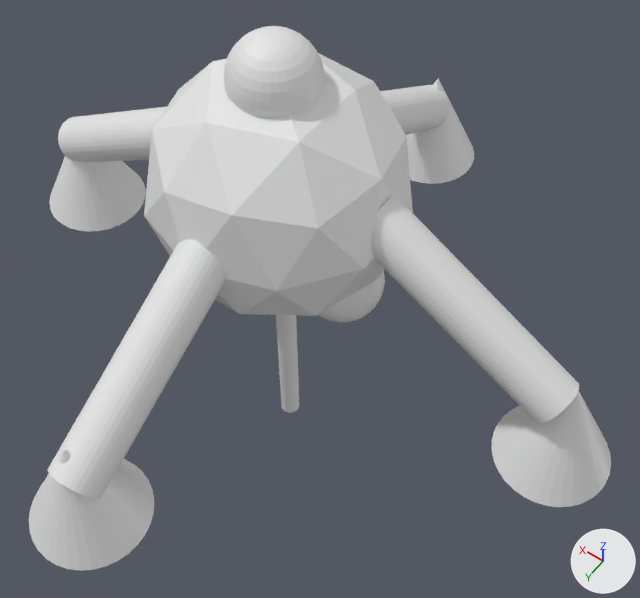
The FBX model 121hell/Assets/schlurper.fbx: old version first, new version second.
Both versions are drawn from a 50 mm lens placed at (-2.95, 3.61, 8.01), pointed at (-0.38, 0.03, 2.38). Every picture has the same lights, and +X, +Y and +Z are marked at lower right. Where no turn or scale is listed for an object, it has been applied to the vertices.
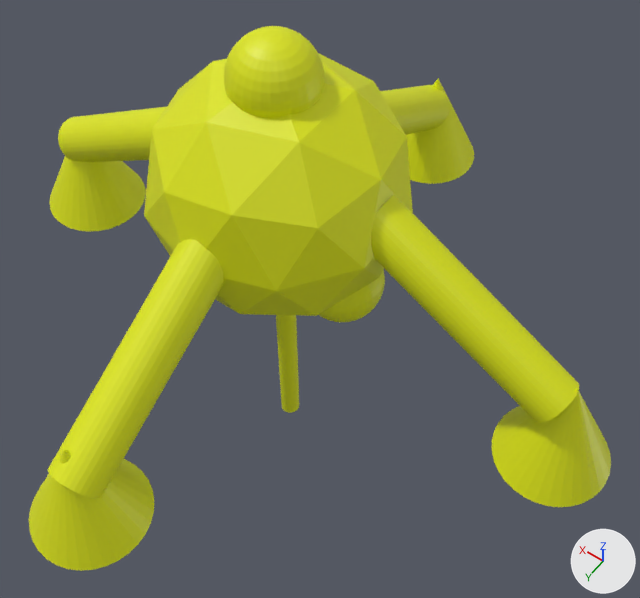
What differs and where, as boxes [x1, y1, x2, y2] in the pictures (640 x 598 px):
```json
{"object": "Icosphere", "change": "recoloured", "before": [144, 53, 413, 316], "after": [144, 53, 413, 316], "on screen": "white to yellow"}
{"object": "Cylinder.003", "change": "recoloured", "before": [48, 239, 224, 498], "after": [48, 239, 224, 498], "on screen": "white to yellow"}
{"object": "Cylinder.001", "change": "recoloured", "before": [371, 195, 579, 423], "after": [371, 195, 579, 423], "on screen": "grey to yellow"}
{"object": "Cone.002", "change": "recoloured", "before": [492, 389, 611, 507], "after": [492, 389, 611, 507], "on screen": "grey to yellow"}
{"object": "Cone", "change": "recoloured", "before": [29, 450, 154, 571], "after": [29, 450, 154, 571], "on screen": "grey to yellow"}
{"object": "Sphere", "change": "recoloured", "before": [224, 26, 325, 118], "after": [224, 26, 325, 118], "on screen": "white to yellow"}
{"object": "Cone.003", "change": "recoloured", "before": [49, 156, 146, 232], "after": [49, 156, 146, 232], "on screen": "grey to yellow"}
{"object": "Cylinder.002", "change": "recoloured", "before": [58, 107, 166, 162], "after": [58, 107, 166, 162], "on screen": "white to yellow"}
{"object": "Cone.001", "change": "recoloured", "before": [406, 78, 474, 184], "after": [406, 78, 474, 184], "on screen": "grey to yellow"}
{"object": "Cylinder.004", "change": "recoloured", "before": [380, 85, 449, 135], "after": [380, 85, 449, 135], "on screen": "grey to yellow"}
{"object": "Cylinder", "change": "recoloured", "before": [276, 315, 299, 413], "after": [276, 315, 299, 413], "on screen": "grey to yellow"}
{"object": "Sphere.002", "change": "recoloured", "before": [318, 269, 385, 322], "after": [318, 269, 385, 322], "on screen": "grey to yellow"}
```

Scene script edits in JSON lines:
```json
{"op": "add", "block": "mat_material", "code": ["mat_material = principled_material('Material')", "mat_material.base_color = (0.741, 0.8, 0.0)  # yellow #dfe700"]}
{"block": "me_cone_002", "where": "me_cone_002.from_pydata(...)  # 33 vertices, 33 faces; spans x -0.449..0.449, y -0.449..0.449, z -0.449..0.449"}
{"op": "add", "block": "me_cone_002", "code": "me_cone_002.materials.append(mat_material)  # yellow #dfe700"}
{"block": "me_cylinder", "where": "me_cylinder.from_pydata(...)  # 64 vertices, 34 faces; spans x -0.09..0.09, y -0.09..0.09, z -1.42..1.42"}
{"op": "add", "block": "me_cylinder", "code": "me_cylinder.materials.append(mat_material)  # yellow #dfe700"}
{"block": "me_sphere_003", "where": "me_sphere_003.from_pydata(...)  # 482 vertices, 512 faces; spans x -0.325..0.325, y -0.325..0.325, z -0.325..0.325"}
{"op": "add", "block": "me_sphere_003", "code": "me_sphere_003.materials.append(mat_material)  # yellow #dfe700"}
{"block": "me_cylinder_001", "where": "me_cylinder_001.from_pydata(...)  # 64 vertices, 34 faces; spans x -0.9..0.9, y -0.2..0.2, z -0.64..0.64"}
{"op": "add", "block": "me_cylinder_001", "code": "me_cylinder_001.materials.append(mat_material)  # yellow #dfe700"}
{"block": "me_cylinder_003", "where": "me_cylinder_003.from_pydata(...)  # 64 vertices, 34 faces; spans x -0.21..0.21, y -0.9..0.9, z -0.64..0.64"}
{"op": "add", "block": "me_cylinder_003", "code": "me_cylinder_003.materials.append(mat_material)  # yellow #dfe700"}
{"block": "me_icosphere", "where": "me_icosphere.from_pydata(...)  # 42 vertices, 80 faces; spans x -0.95..0.95, y -1.0..1.0, z -1.0..1.0"}
{"op": "add", "block": "me_icosphere", "code": "me_icosphere.materials.append(mat_material)  # yellow #dfe700"}
{"block": "me_cone_001", "where": "me_cone_001.from_pydata(...)  # 33 vertices, 33 faces; spans x -0.449..0.449, y -0.449..0.449, z -0.449..0.449"}
{"op": "add", "block": "me_cone_001", "code": "me_cone_001.materials.append(mat_material)  # yellow #dfe700"}
{"block": "me_cylinder_002", "where": "me_cylinder_002.from_pydata(...)  # 64 vertices, 34 faces; spans x -0.9..0.9, y -0.2..0.2, z -0.64..0.64"}
{"op": "add", "block": "me_cylinder_002", "code": "me_cylinder_002.materials.append(mat_material)  # yellow #dfe700"}
{"block": "me_cone_003", "where": "me_cone_003.from_pydata(...)  # 33 vertices, 33 faces; spans x -0.449..0.449, y -0.449..0.449, z -0.449..0.449"}
{"op": "add", "block": "me_cone_003", "code": "me_cone_003.materials.append(mat_material)  # yellow #dfe700"}
{"block": "me_sphere_001", "where": "me_sphere_001.from_pydata(...)  # 482 vertices, 512 faces; spans x -0.325..0.325, y -0.325..0.325, z -0.325..0.325"}
{"op": "add", "block": "me_sphere_001", "code": "me_sphere_001.materials.append(mat_material)  # yellow #dfe700"}
{"block": "me_cone", "where": "me_cone.from_pydata(...)  # 33 vertices, 33 faces; spans x -0.449..0.449, y -0.449..0.449, z -0.449..0.449"}
{"op": "add", "block": "me_cone", "code": "me_cone.materials.append(mat_material)  # yellow #dfe700"}
{"block": "me_cylinder_004", "where": "me_cylinder_004.from_pydata(...)  # 64 vertices, 34 faces; spans x -0.21..0.21, y -0.9..0.9, z -0.64..0.64"}
{"op": "add", "block": "me_cylinder_004", "code": "me_cylinder_004.materials.append(mat_material)  # yellow #dfe700"}
```
